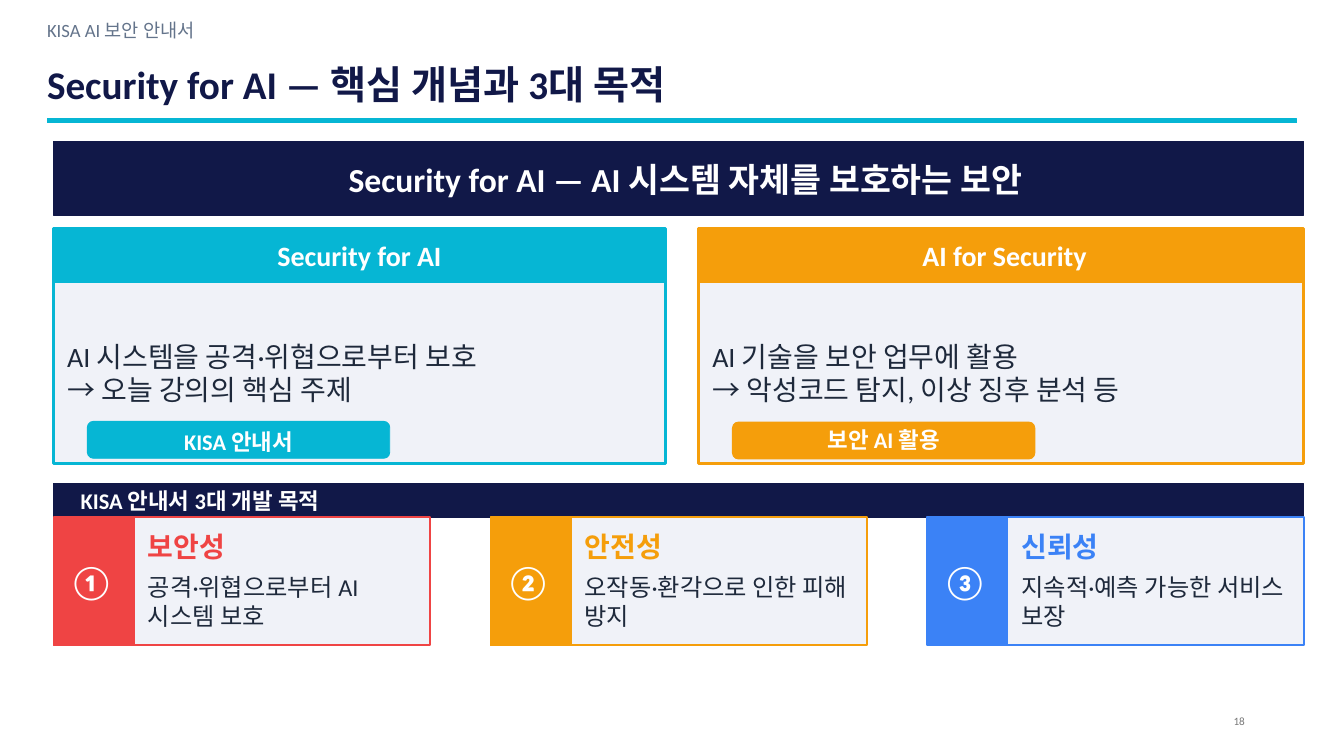
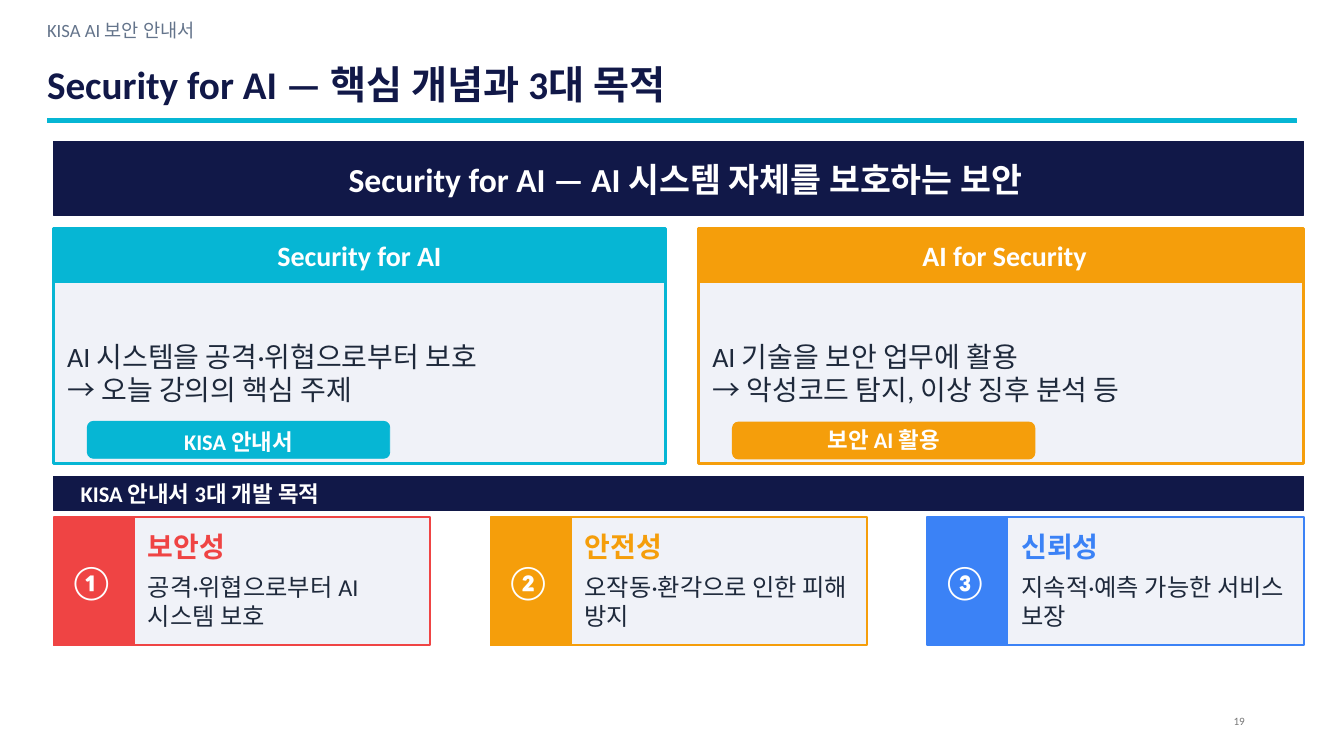
Before and after one commit to sulgik/security-workshop, a slide deck: slide 19 of ws01/class/3일차_1.pptx (slide 18 before the commit). Drawn at 1344x756 pixels with LibreOffice and Linux fonts; fonts in the diff are those of the drawing. Boxes give left, top, right and bottom in pixels: in the first picture for what was removed or moved away, otherwise in the second. Text is boxed around its words. In the diff, an @@ line names an element or a change of style, - is before the commit and + after.

```diff
--- a/ws01/class/3일차_1.pptx
+++ b/ws01/class/3일차_1.pptx
@@ rectangle: place and size @@
-rectangle at [54,484,1304,517]
+rectangle at [54,476,1304,510]
@@ text "KISA 안내서 3대 개발 목적": place and size @@
-text "KISA 안내서 3대 개발 목적" at [81,490,319,511]
+text "KISA 안내서 3대 개발 목적" at [81,483,319,504]
```
Also in this commit, not shown: 9 other slides changed, 4 slides added, 2 slides removed, 7 other files.
